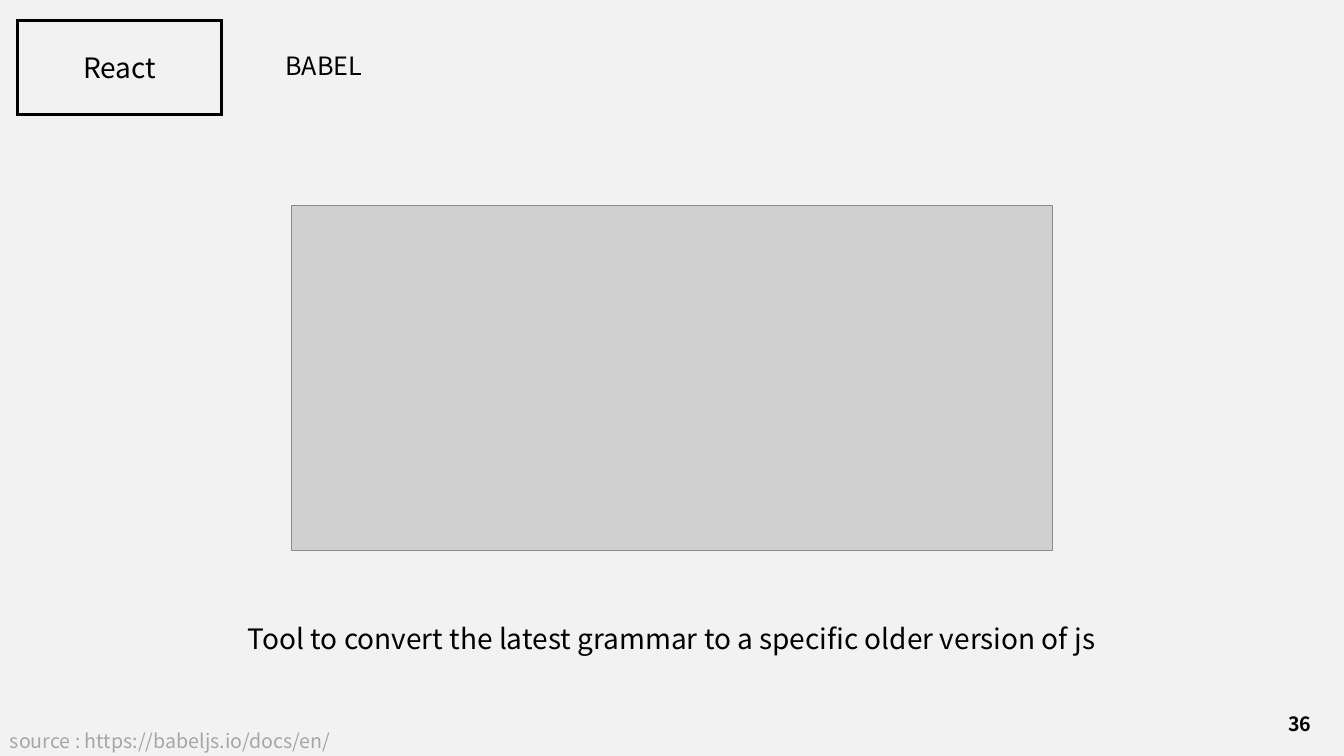
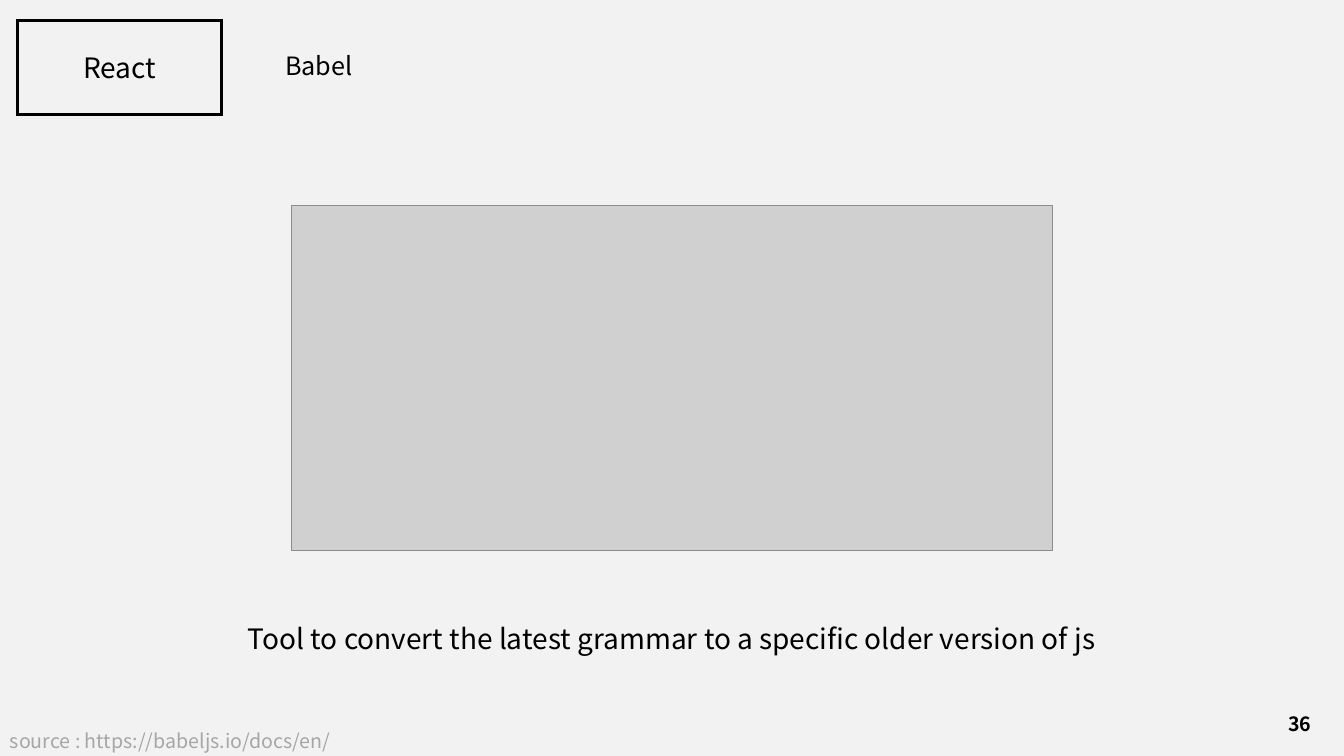
Before and after one commit to J3SUNG/Seminar, a slide deck: slide 36 of 210201_React.pptx. Drawn at 1344x756 pixels with LibreOffice and Linux fonts; fonts in the diff are those of the drawing; grey boxes stand for pictures. Boxes give left, top, right and bottom in pixels: in the first picture for what was removed or moved away, otherwise in the second. Text is boxed around its words. In the diff, an @@ line names an element or a change of style, - is before the commit and + after.

```diff
--- a/210201_React.pptx
+++ b/210201_React.pptx
@@ text at <box>285,55,352,76</box>: text changed @@
-BABEL
+Babel
```
Also in this commit, not shown: 5 other slides changed, 1 slide added, 1 slide removed, 1 other file.
